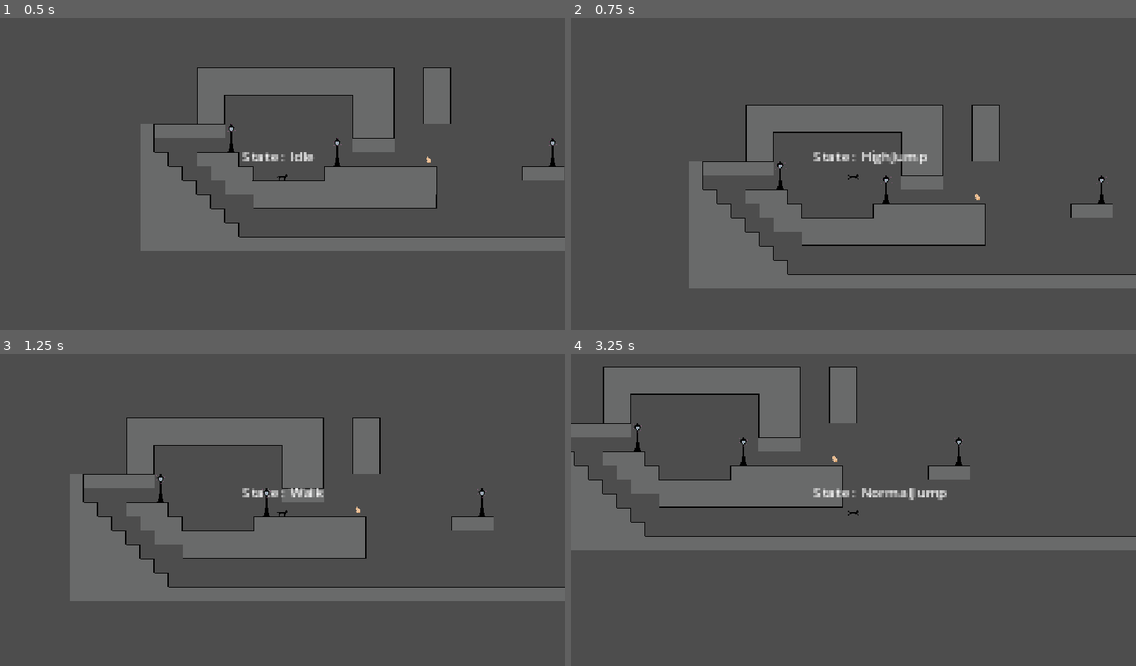
Above: before the commit, frames 1-4 (two rows, left to right).
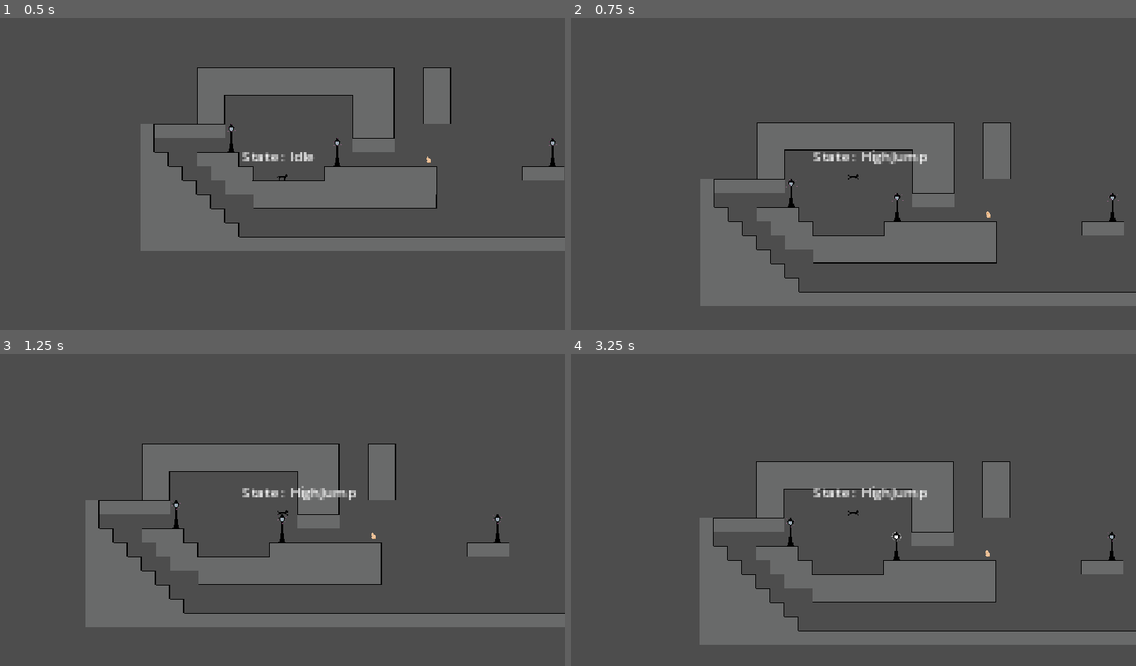
Above: after the commit, the same moments.

Repository: Trylat/A_Game_By_Its_Cover_2023
Game: Godot game, scene res://level_test/level_test_scene.tscn
The game is run twice, just before and just after one commit, with the same random seed, the same clock (stepped at 60 frames per second) and the same inputs.
Inputs:
- Up to frame 1 (0.5 s): no input
- Up to frame 2 (0.75 s): hold D (player_walk_right) from 0.53 s (still down); hold Space (player_jump) from 0.53 s (still down)
- Up to frame 3 (1.25 s): keep holding D (player_walk_right); keep holding Space (player_jump)
- Up to frame 4 (3.25 s): release Space (player_jump) at 1.28 s; tap Q (player_hiss) at 1.35 s; tap Space (player_jump) at 1.52, 1.55, 1.82, 3.02, 3.05 s; release D (player_walk_right) at 2.03 s; hold A (player_walk_left) 2.03-2.78 s; hold Space (player_jump) 2.03-2.78 s; tap S (player_look_down) at 2.1 s; hold D (player_walk_right) from 2.78 s (still down); tap W (player_look_up) at 2.85 s

Frame 1 is identical in both runs. In frame 2, 20% of the frame differs, in the area x 20-100%, y 27-93%; in frame 3, 26%; in frame 4, 32%, in the area x 0-100%, y 4-94%.

Commit message:
fUCKING mATH!!

Diff:
--- a/Cat&Moon/level_test/level_test_scene.tscn
+++ b/Cat&Moon/level_test/level_test_scene.tscn
@@ -127,6 +127,7 @@
 
 [node name="Player" parent="." instance=ExtResource("2_f4kjm")]
 position = Vector2(2, -31)
+h_speed_max = 200.0
 
 [node name="LampPost1" parent="." instance=ExtResource("3_tq2oa")]
 position = Vector2(64, -32)
--- a/Cat&Moon/player/Script/HighJump.gd
+++ b/Cat&Moon/player/Script/HighJump.gd
@@ -7,11 +7,6 @@
 		next_state = landding_state
 
 
-func on_enter():
-	character.velocity.y = state_v_speed
-	character.move_and_slide()
-
-
 func on_exit():
 	if next_state == landding_state:
 		playback.travel("JumpEnd")
--- a/Cat&Moon/player/Script/LongJump.gd
+++ b/Cat&Moon/player/Script/LongJump.gd
@@ -6,11 +6,6 @@
 	if character.is_on_floor():
 		next_state = landding_state
 
-
-func on_enter():
-	character.velocity.y = state_v_speed
-	character.move_and_slide()
-
 func on_exit():
 	if next_state == landding_state:
 		playback.travel("JumpEnd")
--- a/Cat&Moon/player/Script/NormalJump.gd
+++ b/Cat&Moon/player/Script/NormalJump.gd
@@ -6,10 +6,6 @@
 	if character.is_on_floor():
 		next_state = landding_state
 
-func on_enter():
-	character.velocity.y = state_v_speed
-	character.move_and_slide()
-
 func on_exit():
 	if next_state == landding_state:
 		playback.travel("JumpEnd")
--- a/Cat&Moon/player/Script/RunState.gd
+++ b/Cat&Moon/player/Script/RunState.gd
@@ -36,10 +36,6 @@
 	else:
 		is_walking = false
 
-	if direction && can_move:
-		character.velocity.x = direction.x * state_h_speed * state_vector_modifier.x
-	else:
-		character.velocity.x = move_toward(character.velocity.x, 0, state_h_speed)
 
 func on_exit():
 	is_running = true
--- a/Cat&Moon/player/Script/State.gd
+++ b/Cat&Moon/player/Script/State.gd
@@ -4,9 +4,9 @@
 signal  Transitioned
 
 @export var can_move : bool = true
-@export var state_h_speed : float = 200.0
-@export var state_v_speed : float = 200.0
 @export var state_vector_modifier : Vector2 = Vector2(1.0, 1.0)
+
+@export var h_speed_max : float = 200.0
 
 var character : CharacterBody2D
 var playback : AnimationNodeStateMachinePlayback
--- a/Cat&Moon/player/Script/StateMachine.gd
+++ b/Cat&Moon/player/Script/StateMachine.gd
@@ -9,8 +9,6 @@
 var current_state : State
 var states : Dictionary = {}
 var vector_modifier : Vector2 = Vector2(1.0, 1.0)
-var state_h_speed : float
-var state_v_speed : float
 
 func _ready():
 	# List States that are StateMachine childrens
@@ -49,8 +47,6 @@
 	return current_state.can_move
 
 func update_state_velocity():
-	state_h_speed = current_state.state_h_speed
-	state_v_speed = current_state.state_v_speed
 	vector_modifier = current_state.state_vector_modifier
 
 
--- a/Cat&Moon/player/Script/WalkState.gd
+++ b/Cat&Moon/player/Script/WalkState.gd
@@ -4,6 +4,7 @@
 @export var iddle_state : State
 @export var running_state : State
 @export var normal_jump_state : State
+
 
 var direction = Vector2.ZERO
 var is_running = false
--- a/Cat&Moon/player/Script/player_script.gd
+++ b/Cat&Moon/player/Script/player_script.gd
@@ -6,6 +6,12 @@
 @onready var hissArea: Area2D = $HissArea2D
 @onready var animation_tree: AnimationTree = $AnimationTree
 @onready var state_machine : StateMachine = $StateMachine
+
+@export var h_speed_max : float = 200.0
+@export var h_step_speed : float = 1.0
+
+@export var v_speed_init : float = 400
+@export var v_speed_min : float = 200
 
 var direction = Vector2.ZERO
 # Get the gravity from the project settings to be synced with RigidBody nodes.
@@ -21,6 +27,7 @@
 
 
 func _physics_process(delta):
+	h_speed_max = state_machine.current_state.h_speed_max
 	do_movement(delta)
 	do_hiss()
 
@@ -34,12 +41,31 @@
 		velocity.y += gravity * delta
 
 	if direction && state_machine.checkCanMove():
-		velocity.x = direction.x * state_machine.state_h_speed * state_machine.vector_modifier.x
+		do_h_speed_calculation()
 	else:
-		velocity.x = move_toward(velocity.x, 0, state_machine.state_h_speed)
+		velocity.x = move_toward(velocity.x, 0, h_speed_max)
 
+	if Input.is_action_just_pressed("player_jump") && is_on_floor():
+		do_v_speed_calculation()
 	move_and_slide()
 	do_animation()
+
+func do_h_speed_calculation():
+	if abs(velocity.x) < h_speed_max:
+		velocity.x += direction.x * abs(h_step_speed * state_machine.vector_modifier.x)
+
+
+func do_v_speed_calculation():
+	var x = clamp((abs(velocity.x) / 300), 0.0, 1.0)
+	print("x ", x)
+	var v_speed = -velocity.x  * (velocity.x/v_speed_init) + v_speed_init
+	v_speed = clamp(v_speed, v_speed_min, v_speed_init)
+
+	print("V ", v_speed)
+	print("H ", velocity.x)
+	velocity.y = - v_speed
+	print("Velocity v ", velocity.y)
+
 
 
 
--- a/Cat&Moon/player/player.tscn
+++ b/Cat&Moon/player/player.tscn
@@ -298,6 +298,7 @@
 
 [node name="Player" type="CharacterBody2D"]
 script = ExtResource("1_21cuq")
+h_step_speed = 10.0
 
 [node name="Sprite2D" type="Sprite2D" parent="."]
 position = Vector2(0, -4)
@@ -342,7 +343,7 @@
 walking_state = NodePath("../Walk")
 running_state = NodePath("../Run")
 high_jump_state = NodePath("../HighJump")
-state_v_speed = 0.0
+h_speed_max = 0.01
 
 [node name="Walk" type="Node" parent="StateMachine" node_paths=PackedStringArray("air_state", "iddle_state", "running_state", "normal_jump_state")]
 script = ExtResource("11_xdl2r")
@@ -350,7 +351,6 @@
 iddle_state = NodePath("../Idle")
 running_state = NodePath("../Run")
 normal_jump_state = NodePath("../NormalJump")
-state_v_speed = 0.0
 
 [node name="Run" type="Node" parent="StateMachine" node_paths=PackedStringArray("air_state", "iddle_state", "walk_state", "long_jump_state")]
 script = ExtResource("12_pjd32")
@@ -358,37 +358,33 @@
 iddle_state = NodePath("../Idle")
 walk_state = NodePath("../Walk")
 long_jump_state = NodePath("../LongJump")
-state_h_speed = 300.0
-state_v_speed = 0.0
+state_vector_modifier = Vector2(1.5, 1)
+h_speed_max = 300.0
 
 [node name="Air" type="Node" parent="StateMachine" node_paths=PackedStringArray("landding_state")]
 script = ExtResource("8_0wm1g")
 landding_state = NodePath("../Landding")
-state_h_speed = 50.0
-state_v_speed = 0.0
+h_speed_max = 100.0
 
 [node name="Landding" type="Node" parent="StateMachine" node_paths=PackedStringArray("ground_state")]
 script = ExtResource("9_r3mxg")
 ground_state = NodePath("../Idle")
 can_move = false
-state_h_speed = 0.0
-state_v_speed = 0.0
 
 [node name="HighJump" type="Node" parent="StateMachine" node_paths=PackedStringArray("landding_state")]
 script = ExtResource("12_4tdou")
 landding_state = NodePath("../Landding")
-state_h_speed = 100.0
-state_v_speed = -300.0
+h_speed_max = 100.0
 
 [node name="NormalJump" type="Node" parent="StateMachine" node_paths=PackedStringArray("landding_state")]
 script = ExtResource("13_tqptr")
 landding_state = NodePath("../Landding")
-state_v_speed = -200.0
+h_speed_max = 100.0
 
 [node name="LongJump" type="Node" parent="StateMachine" node_paths=PackedStringArray("landding_state")]
 script = ExtResource("14_2bl85")
 landding_state = NodePath("../Landding")
-state_v_speed = -200.0
+h_speed_max = 100.0
 
 [node name="StateDebugLabel" type="Label" parent="." node_paths=PackedStringArray("state_machine")]
 offset_left = -46.0
Not shown, removed: Cat&Moon/player/pla2153.tmp
Not shown, removed: Cat&Moon/player/pla3F94.tmp
Not shown, removed: Cat&Moon/player/pla4F94.tmp
Not shown, removed: Cat&Moon/player/pla5A6B.tmp
Not shown, removed: Cat&Moon/player/pla5B1A.tmp
Not shown, removed: Cat&Moon/player/pla7B45.tmp
Not shown, removed: Cat&Moon/player/pla85BF.tmp
Not shown, removed: Cat&Moon/player/plaA3D4.tmp
Not shown, removed: Cat&Moon/player/plaF5A6.tmp
Not shown, removed: Cat&Moon/player/plaF679.tmp
